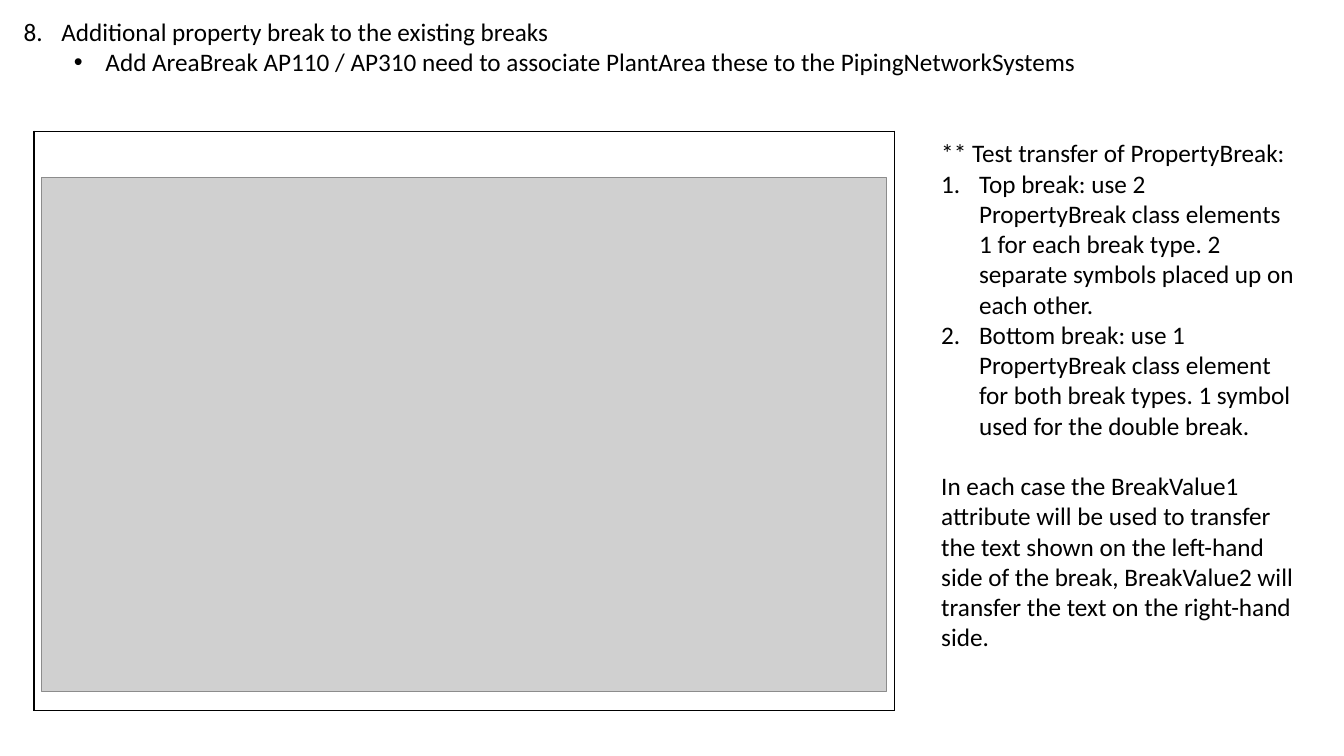
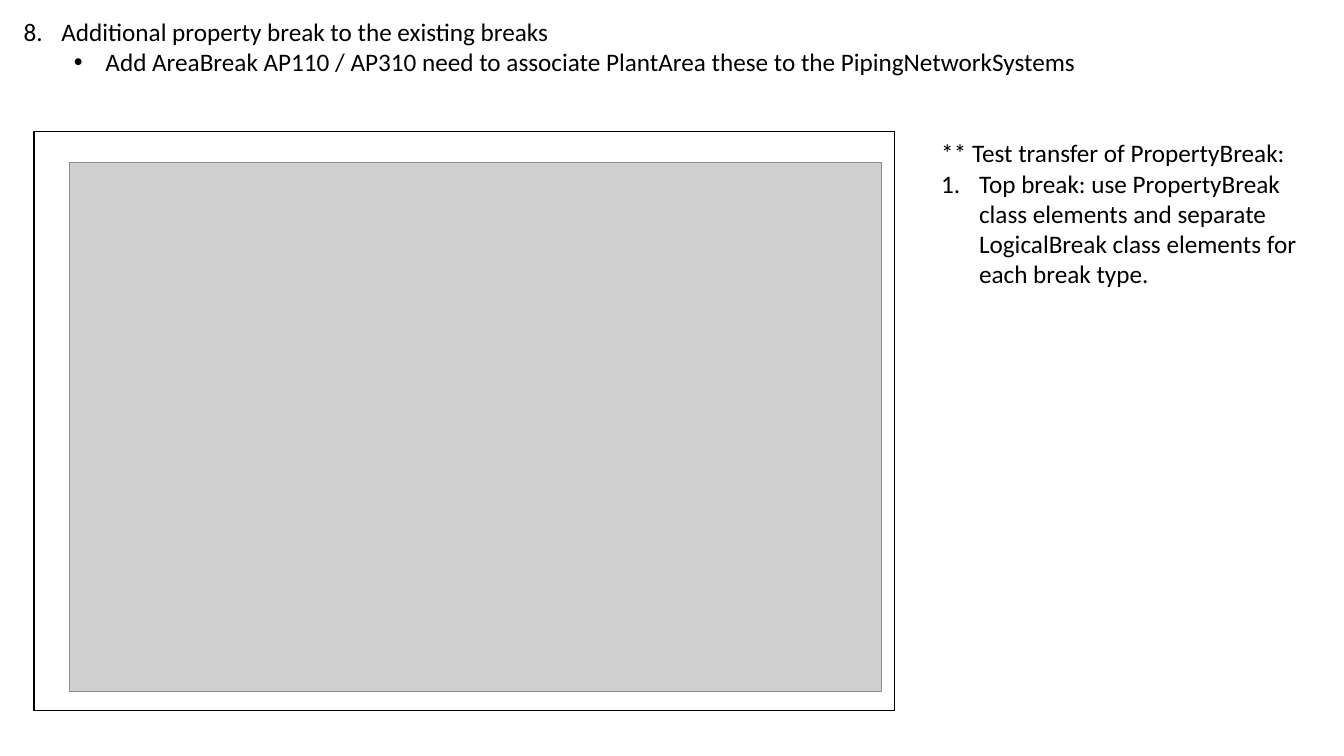
Before and after one commit to ToniaPedersen/DISCDEXPI, a slide deck: slide 11 of Blueprint/UseCases_PersistenID.pptx. Drawn at 1344x756 pixels with LibreOffice and Linux fonts; fonts in the diff are those of the drawing; grey boxes stand for pictures. Boxes give left, top, right and bottom in pixels: in the first picture for what was removed or moved away, otherwise in the second. Text is boxed around its words. In the diff, an @@ line names an element or a change of style, - is before the commit and + after.

```diff
--- a/Blueprint/UseCases_PersistenID.pptx
+++ b/Blueprint/UseCases_PersistenID.pptx
@@ picture: place and size @@
-picture at box(42, 178, 887, 693)
+picture at box(70, 163, 881, 693)
@@ text at box(979, 175, 1296, 287): text changed @@
-1. Top break: use 2 PropertyBreak class elements 1 for each break type. 2 separate symbols placed up on each other.
-2. Bottom break: use 1 PropertyBreak class element for both break types. 1 symbol used for the double break.
-In each case the BreakValue1 attribute will be used to transfer the text shown on the left-hand side of the break, BreakValue2 will transfer the text on the right-hand side.
+1. Top break: use PropertyBreak class elements and separate LogicalBreak class elements for each break type.
```
Also in this commit, not shown: 12 other slides changed, 1 slide added.
